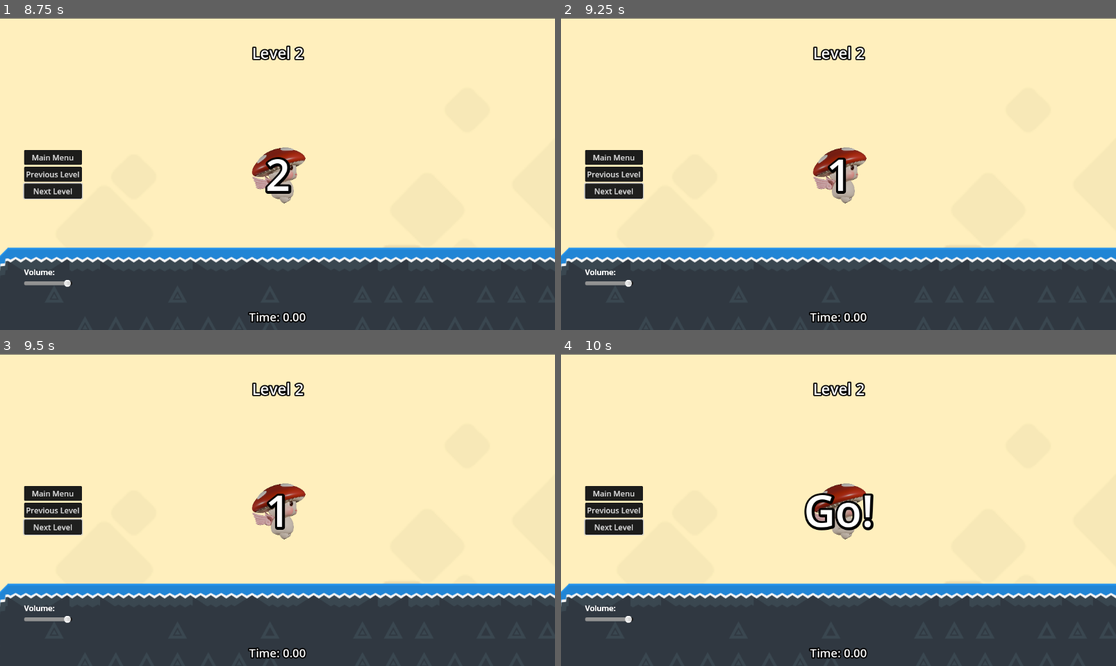
Above: before the commit, frames 1-4 (two rows, left to right).
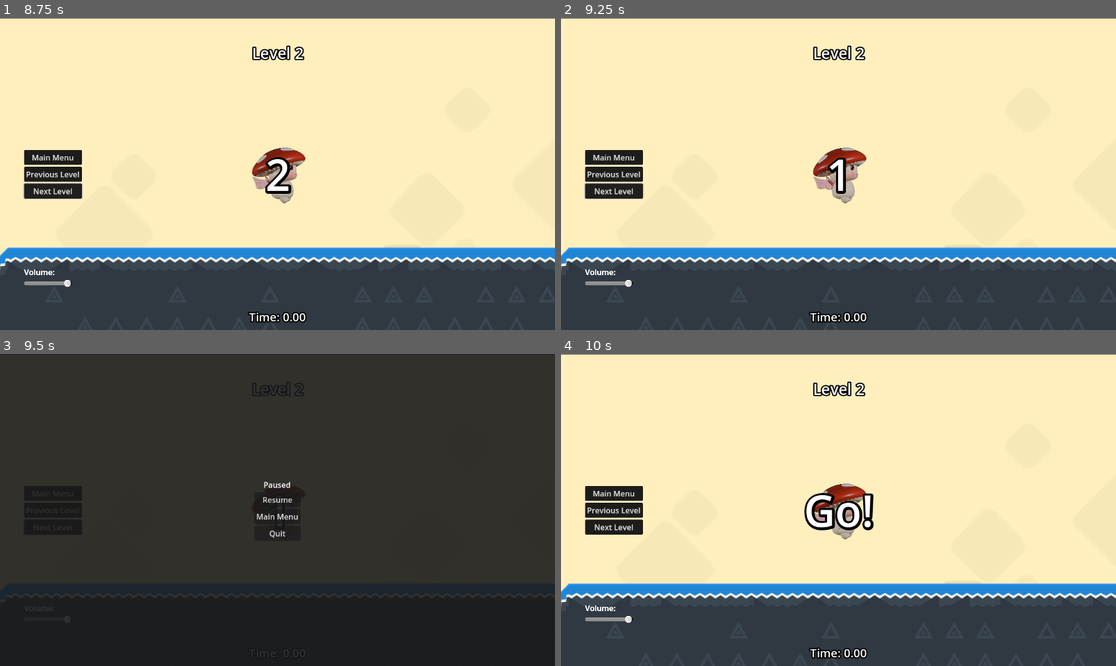
Above: after the commit, the same moments.

Repository: dustngroh/CapstoneProject
Game: Godot game, scene res://scenes/main/Game.tscn
Two runs of this game, one before a commit and one after it. Both use one fixed random seed, a clock stepped at 60 frames per second and the inputs below. The engine's default icon, where the game draws it, is replaced by a stand-in: a white triangle on a blue panel in a dark square.
Inputs (mouse positions are in pixels of both pictures, inside the frame that each line leads up to):
- Up to frame 1 (8.75 s): tap Enter at 0.5 s; hold Right (walk_right) 0.53-1.25 s; tap Space (jump) at 0.77, 6.77, 7.25, 8.27 s; click "Level Select" at 1.25 s; click "New Game" at 2 s; click "Main Menu" at 2.75 s; click "Previous Level" at 3.5 s; click "New Game" at 4.25 s; click "Next Level" at 5 s; click "Next Level" at 5.75 s; hold Right (walk_right) 6.53-7.28 s; hold Left (walk_left) 7.28-8.03 s; hold Right (walk_right) from 8.03 s (still down)
- Up to frame 2 (9.25 s): keep holding Right (walk_right); tap Enter at 8.75 s; tap Space (jump) at 9.02 s
- Up to frame 3 (9.5 s): keep holding Right (walk_right); tap Escape (esc, bound only after the commit) at 9.4 s
- Up to frame 4 (10 s): release Right (walk_right) at 9.5 s; click (838, 500) at 9.5 s, where only the run after the commit has a clickable "Resume"

Frames 1-2 are identical in both runs. In frame 3, 98% of the frame differs, in the area x 0-100%, y 0-100%; in frame 4, less than 0.1%.

Commit message:
Add a pause menu. Add ESC to input map.

Diff:
--- a/run-game/project.godot
+++ b/run-game/project.godot
@@ -54,6 +54,11 @@
 , Object(InputEventJoypadMotion,"resource_local_to_scene":false,"resource_name":"","device":-1,"axis":1,"axis_value":1.0,"script":null)
 ]
 }
+esc={
+"deadzone": 0.5,
+"events": [Object(InputEventKey,"resource_local_to_scene":false,"resource_name":"","device":-1,"window_id":0,"alt_pressed":false,"shift_pressed":false,"ctrl_pressed":false,"meta_pressed":false,"pressed":false,"keycode":0,"physical_keycode":4194305,"key_label":0,"unicode":0,"location":0,"echo":false,"script":null)
+]
+}
 
 [rendering]
 
--- /dev/null
+++ b/run-game/scenes/common/ui/pause_menu.gd
@@ -0,0 +1,32 @@
+extends Control
+
+@onready var pause_menu = $"."
+
+func _ready():
+	pause_menu.hide()  # Hide menu initially
+
+func toggle_pause():
+	if pause_menu.visible:
+		pause_menu.hide()
+		get_tree().paused = false
+	else:
+		pause_menu.show()
+		get_tree().paused = true
+
+func _input(event):
+	if event.is_action_pressed("esc"):
+		toggle_pause()
+
+func _on_resume_button_pressed():
+	toggle_pause()
+
+func _on_quit_button_pressed():
+	get_tree().quit()
+
+
+func _on_main_menu_button_pressed() -> void:
+	toggle_pause()
+	MusicManager.play_music("res://assets/audio/music/Lite Saturation - Calm.mp3")
+	var game = get_tree().root.get_node("Game")
+	if game:
+		game.load_level("res://scenes/main/MainMenu.tscn")
--- /dev/null
+++ b/run-game/scenes/common/ui/pause_menu.tscn
@@ -0,0 +1,56 @@
+[gd_scene load_steps=2 format=3 uid="uid://b0dunmgl0seuh"]
+
+[ext_resource type="Script" path="res://scenes/common/ui/pause_menu.gd" id="1_yhjww"]
+
+[node name="PauseMenu" type="Control"]
+layout_mode = 3
+anchors_preset = 15
+anchor_right = 1.0
+anchor_bottom = 1.0
+grow_horizontal = 2
+grow_vertical = 2
+script = ExtResource("1_yhjww")
+
+[node name="ColorRect" type="ColorRect" parent="."]
+layout_mode = 1
+anchors_preset = 15
+anchor_right = 1.0
+anchor_bottom = 1.0
+grow_horizontal = 2
+grow_vertical = 2
+color = Color(0.101961, 0.101961, 0.101961, 0.898039)
+
+[node name="VBoxContainer" type="VBoxContainer" parent="."]
+layout_mode = 1
+anchors_preset = 8
+anchor_left = 0.5
+anchor_top = 0.5
+anchor_right = 0.5
+anchor_bottom = 0.5
+offset_left = -48.0
+offset_top = -64.0
+offset_right = 48.0
+offset_bottom = 64.0
+grow_horizontal = 2
+grow_vertical = 2
+
+[node name="Label" type="Label" parent="VBoxContainer"]
+layout_mode = 2
+text = "Paused"
+horizontal_alignment = 1
+
+[node name="ResumeButton" type="Button" parent="VBoxContainer"]
+layout_mode = 2
+text = "Resume"
+
+[node name="MainMenuButton" type="Button" parent="VBoxContainer"]
+layout_mode = 2
+text = "Main Menu"
+
+[node name="Quit Button" type="Button" parent="VBoxContainer"]
+layout_mode = 2
+text = "Quit"
+
+[connection signal="pressed" from="VBoxContainer/ResumeButton" to="." method="_on_resume_button_pressed"]
+[connection signal="pressed" from="VBoxContainer/MainMenuButton" to="." method="_on_main_menu_button_pressed"]
+[connection signal="pressed" from="VBoxContainer/Quit Button" to="." method="_on_quit_button_pressed"]
--- a/run-game/scenes/common/ui/ui_manager.tscn
+++ b/run-game/scenes/common/ui/ui_manager.tscn
@@ -6,6 +6,7 @@
 [ext_resource type="AudioStream" uid="uid://chlohcx8g3x82" path="res://assets/audio/sounds/countdown.wav" id="2_1ejeb"]
 [ext_resource type="AudioStream" uid="uid://dgsuqakvss1gw" path="res://assets/audio/sounds/start.wav" id="3_l31bs"]
 [ext_resource type="PackedScene" uid="uid://coopu6svniep4" path="res://scenes/common/touch_controls.tscn" id="5_xl1o8"]
+[ext_resource type="PackedScene" uid="uid://b0dunmgl0seuh" path="res://scenes/common/ui/pause_menu.tscn" id="7_aicnb"]
 
 [sub_resource type="LabelSettings" id="LabelSettings_n4h7j"]
 font_size = 24
@@ -103,3 +104,8 @@
 grow_vertical = 2
 mouse_filter = 2
 color = Color(0, 0, 0, 1)
+
+[node name="PauseLayer" type="CanvasLayer" parent="."]
+
+[node name="PauseMenu" parent="PauseLayer" instance=ExtResource("7_aicnb")]
+process_mode = 3
--- a/run-game/scenes/levels/base_level.gd
+++ b/run-game/scenes/levels/base_level.gd
@@ -34,23 +34,9 @@
 
 func _ready():
 
-	# Check if mobile user
-	#if (OS.has_feature("web_android") or OS.has_feature("web_ios")):
-		#
-		## Remove any existing controls first
-		#var existing_touch_controls = get_tree().get_nodes_in_group("TouchControls")
-		#for control in existing_touch_controls:
-			#control.free()
-		#
-		## Add new controls
-		#if touch_controls_instance == null:
-			#touch_controls_instance = touch_controls_scene.instantiate() # Only instantiated if enabled
-			#level_ui.add_child(touch_controls_instance)  # Add the touch controls to the UI
-
 	spawn_player()
 
-	# Ensure UI is visible
-	#UIManager.visible = true
+	# Ensure level UI is visible
 	UIManager.show_level_ui()
 
 	# Set up Timer
@@ -112,11 +98,15 @@
 	for i in range(countdown_seconds, 0, -1):  # Countdown from countdown_seconds to 1
 		countdown_label.text = str(i)
 		countdown_player.play()
-		await get_tree().create_timer(1.0).timeout  # Wait 1 second per number
+		#await get_tree().create_timer(1.0).timeout  # Wait 1 second per number
+		level_timer.start(1.0)
+		await level_timer.timeout
 
 	countdown_label.text = "Go!"
 	start_player.play()
-	await get_tree().create_timer(0.5).timeout  # Show "Go!" briefly
+	#await get_tree().create_timer(0.5).timeout  # Show "Go!" briefly
+	level_timer.start(0.5)
+	await level_timer.timeout
 	countdown_label.hide()
 	level_label.hide()
 
--- a/run-game/scenes/main/game.gd
+++ b/run-game/scenes/main/game.gd
@@ -4,11 +4,10 @@
 @onready var fade_layer: CanvasLayer = UIManager.get_node("FadeLayer")
 
 func _ready():
-	#UIManager.get_node("Leaderboard").visible = false
 	load_level('res://scenes/main/MainMenu.tscn') # Load Main Menu on start
 
 func load_level(level_path: String):
-	#await $FadeLayer.fade_in(1.0)  # Fade to black
+	# Fade to black
 	await fade_layer.fade_in(1.0)
 
 	if current_level:
@@ -23,5 +22,4 @@
 	if level_path == "res://scenes/levels/main_levels/level_4.tscn": # Check if final level
 		MusicManager.play_music("res://assets/audio/music/Lite Saturation - Calm.mp3") # Play special song
 
-	#await $FadeLayer.fade_out(1.0)  # Fade back in
 	await fade_layer.fade_out(1.0)
Not shown: 1 places in run-game/scenes/common/ui/ui_manager.tscn that only renumber resources
Not shown, changed: docs/index.html
Not shown, changed: docs/index.pck
